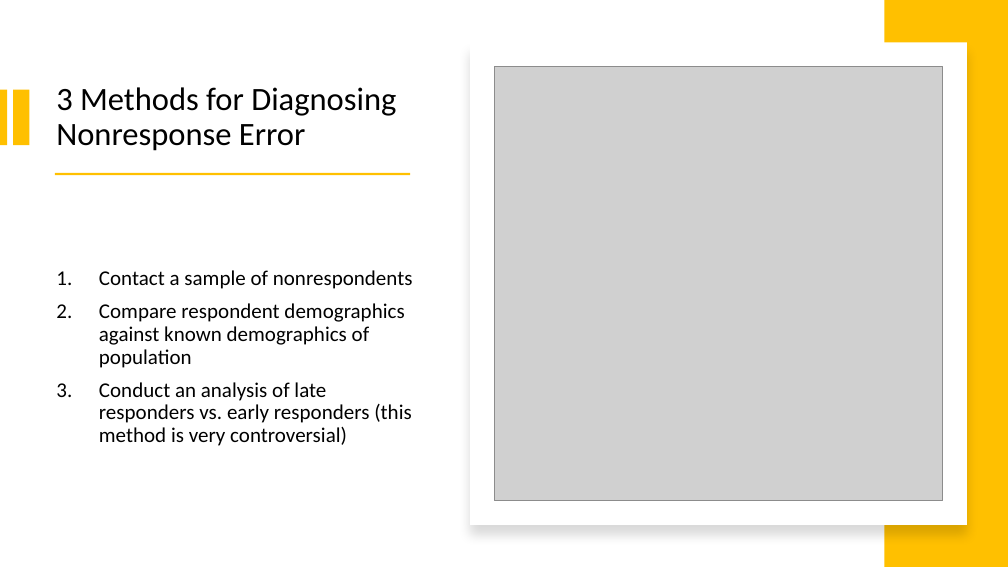
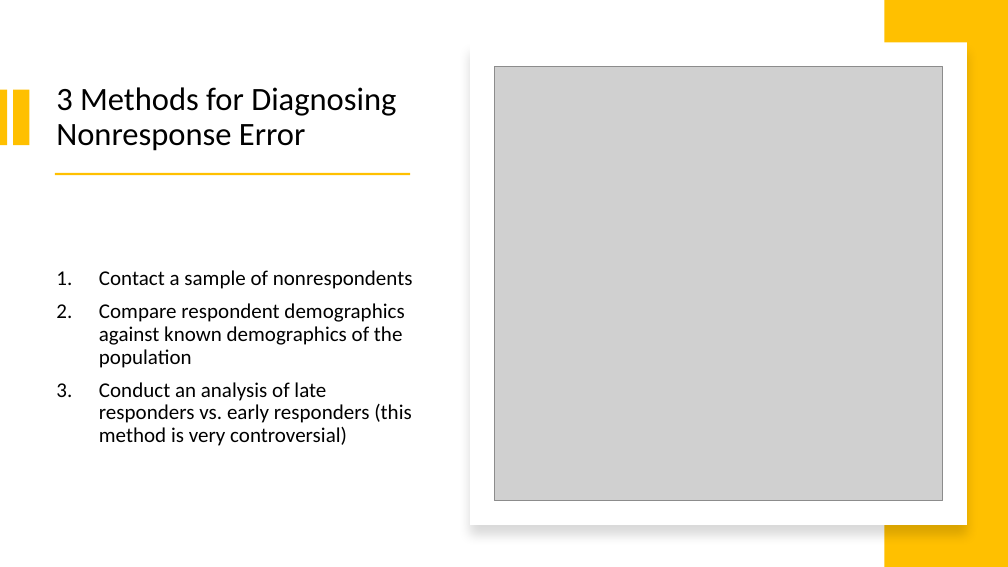
Before and after one commit to mikenguyen13/mar4050_S23_2, a slide deck: slide 19 of lectures/7/Developing the sampling plan.pptx. Drawn at 1008x567 pixels with LibreOffice and Linux fonts; fonts in the diff are those of the drawing; grey boxes stand for pictures. Boxes give left, top, right and bottom in pixels: in the first picture for what was removed or moved away, otherwise in the second. Text is boxed around its words. In the diff, an @@ line names an element or a change of style, - is before the commit and + after.

```diff
--- a/lectures/7/Developing the sampling plan.pptx
+++ b/lectures/7/Developing the sampling plan.pptx
@@ text at bbox=[99, 303, 404, 368]: text changed @@
-2. Compare respondent demographics against known demographics of population
+2. Compare respondent demographics against known demographics of the population
```
Also in this commit, not shown: 5 other slides changed.
